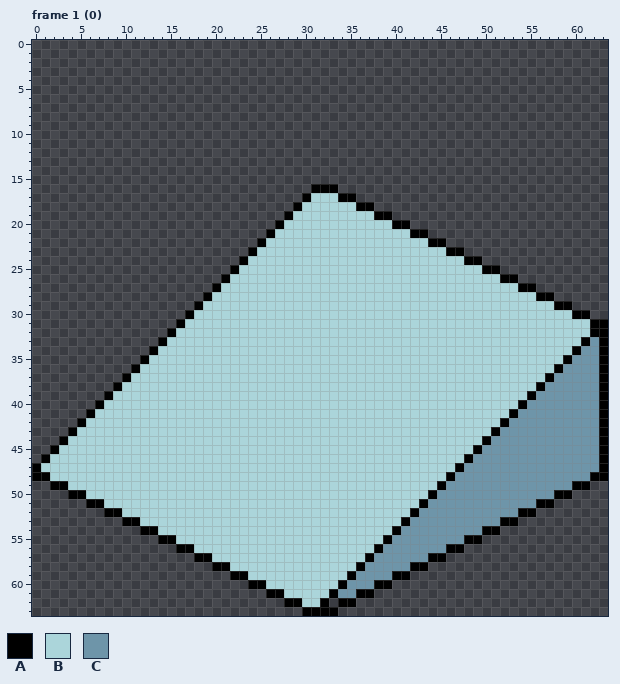
Two states of a pixel-art file, libs/game-client/assets/tiles/placeholder-ground-half-ramp-south.aseprite. That is the earlier state.
64x64 pixels, 4 frames. Shown: frame 1 (0). The commit also changed other frames, which this record leaves out.
Palette (. is transparent): A #000000  B #abd5da  C #6e95a9
After:
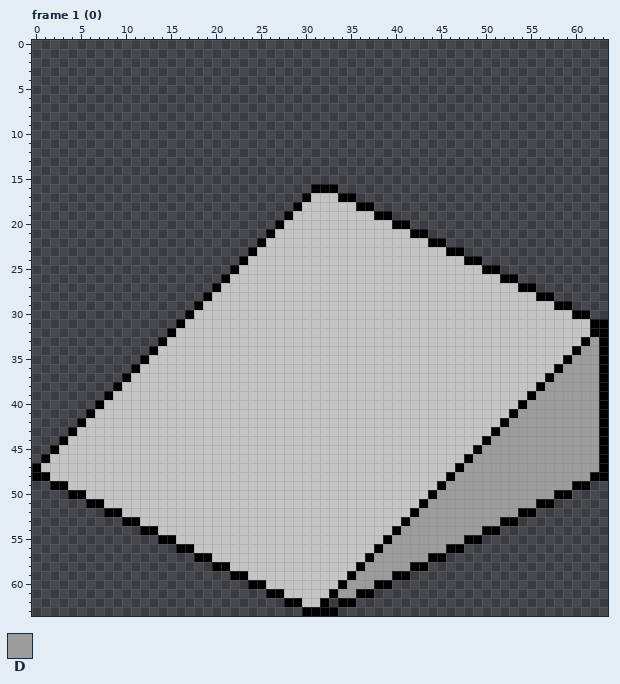
Colours new in this view: D #9b9c9b
From old to new:
Colour B changes from #abd5da to #c4c4c5.
Frame 1 (0):
The author changed colour C to colour D in row 33 at x 62; in row 34 at x 61 to 62; in row 35 at x 60 to 62; in row 36 at x 59 to 62; in row 37 at x 58 to 62; in row 38 at x 57 to 62.
The author changed colour C to colour D in row 39 at x 56 to 62; in row 40 at x 55 to 62; in row 41 at x 54 to 62; in row 42 at x 53 to 62; in row 43 at x 52 to 62; in row 44 at x 51 to 62.
The author changed colour C to colour D in row 45 at x 50 to 62; in row 46 at x 49 to 62; in row 47 at x 48 to 62; in row 48 at x 47 to 61; in row 49 at x 46 to 59; in row 50 at x 45 to 57.
The author changed colour C to colour D in row 51 at x 44 to 55; in row 52 at x 43 to 53; in row 53 at x 42 to 51; in row 54 at x 41 to 49; in row 55 at x 40 to 47; in row 56 at x 39 to 45.
The author changed colour C to colour D in row 57 at x 38 to 43; in row 58 at x 37 to 41; in row 59 at x 36 to 39; in row 60 at x 35 to 37; in row 61 at x 34 to 35.
Where, in picture pixels (left, top, right, bottom), the same in both pictures:
changed: (41, 193, 599, 607)
